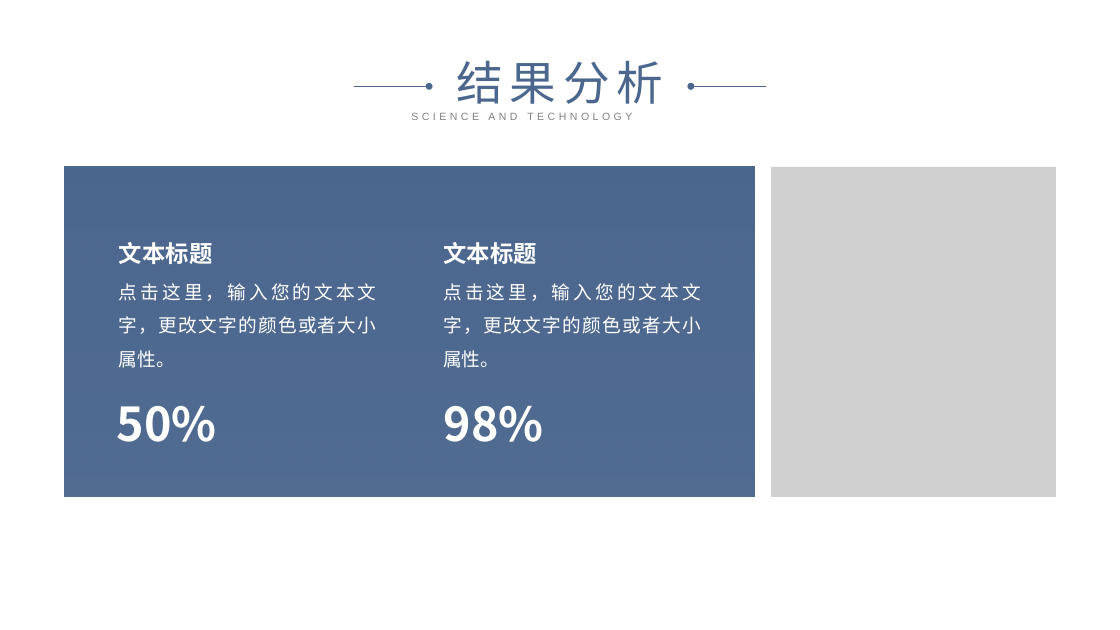
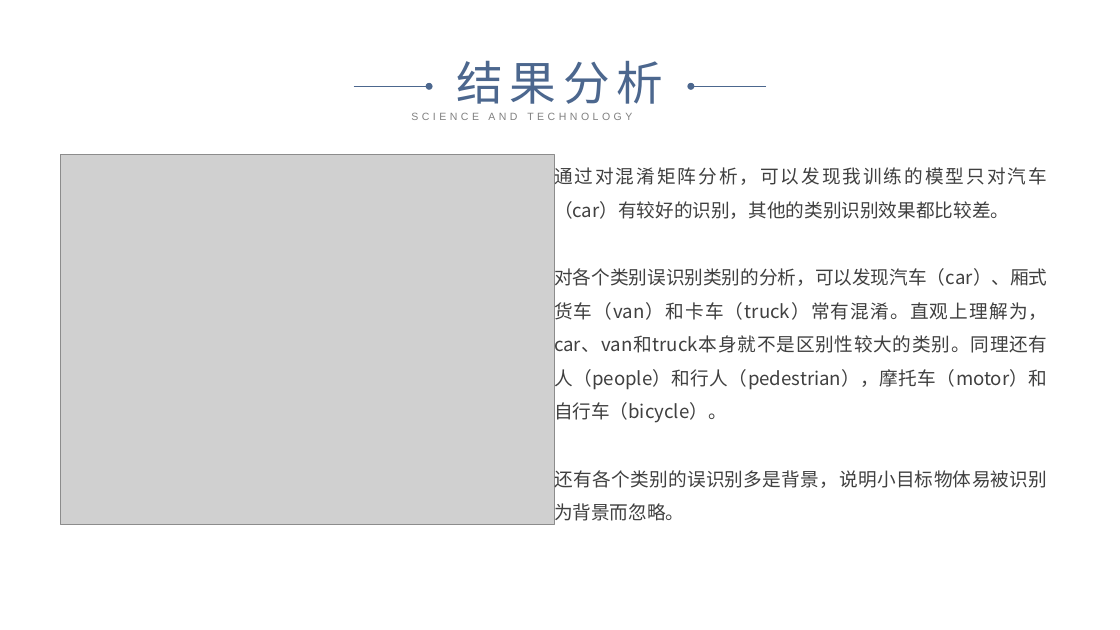
Before and after one commit to cyicz123/graduation-project, a slide deck: slide 17 of 中期检查答辩.pptx (slide 7 before the commit). Drawn at 1120x630 pixels with LibreOffice and Linux fonts; fonts in the diff are those of the drawing; grey boxes stand for pictures. Boxes give left, top, right and bottom in pixels: in the first picture for what was removed or moved away, otherwise in the second. Text is boxed around its words. In the diff, an @@ line names an element or a change of style, - is before the commit and + after.

```diff
--- a/中期检查答辩.pptx
+++ b/中期检查答辩.pptx
@@ picture added at [60, 155, 555, 525] @@
@@ rectangle removed at [64, 167, 755, 497] @@
@@ text added at [554, 164, 1048, 525], 16 pt, text #404040 @@
+通过对混淆矩阵分析，可以发现我训练的模型只对汽车（car）有较好的识别，其他的类别识别效果都比较差。
+对各个类别误识别类别的分析，可以发现汽车（car）、厢式货车（van）和卡车（truck）常有混淆。直观上理解为，car、van和truck本身就不是区别性较大的类别。同理还有人（people）和行人（pedestrian），摩托车（motor）和自行车（bicycle）。
+还有各个类别的误识别多是背景，说明小目标物体易被识别为背景而忽略。
@@ picture removed at [771, 167, 1056, 497] @@
@@ text removed at [119, 242, 212, 264] @@
-文本标题
@@ text removed at [443, 242, 536, 264] @@
-文本标题
@@ text removed at [119, 283, 377, 368] @@
-点击这里，输入您的文本文字，更改文字的颜色或者大小属性。
@@ text removed at [117, 406, 217, 442] @@
-50%
@@ text removed at [444, 406, 544, 442] @@
-98%
```
Also in this commit, not shown: 10 other slides changed, 9 slides added, 14 slides removed, 4 other files.
